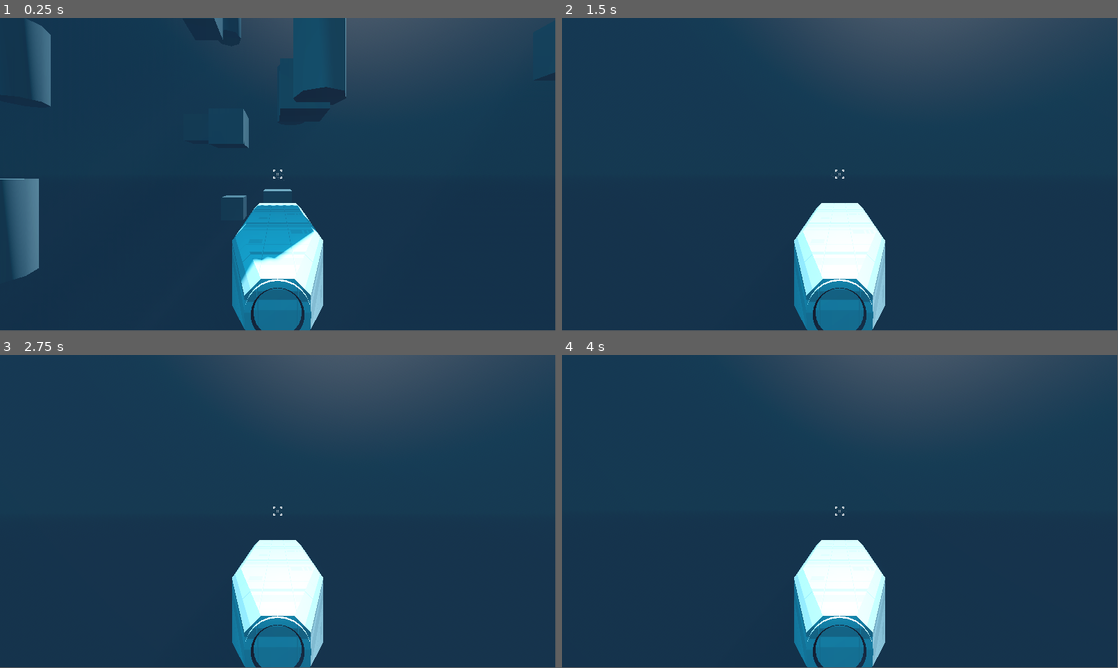
Above: before the commit, frames 1-4 (two rows, left to right).
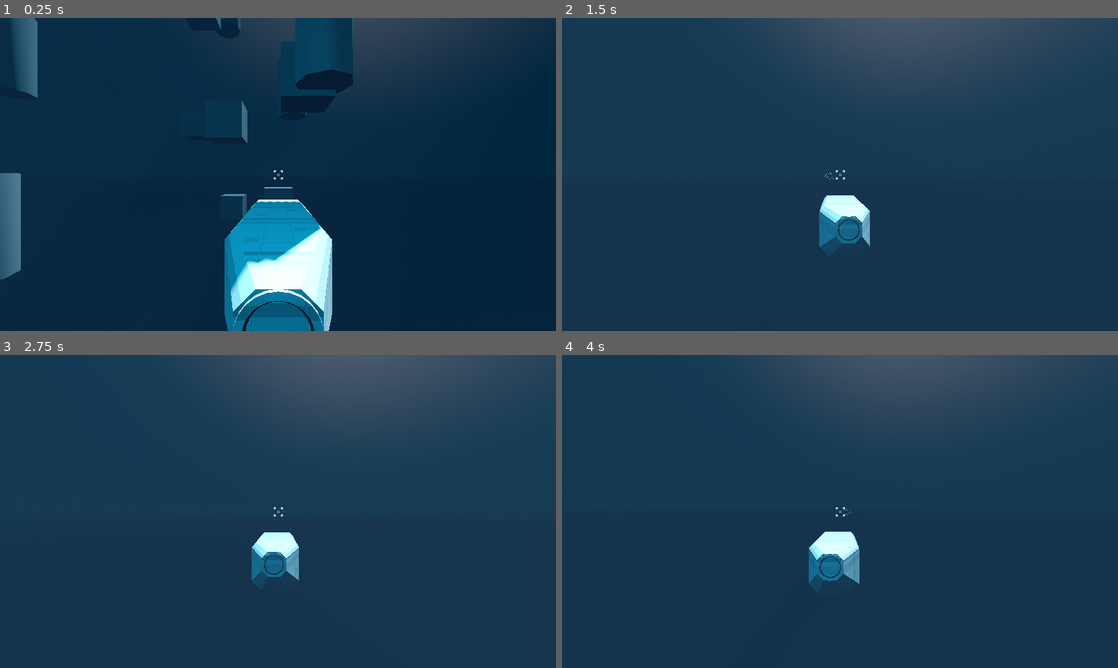
Above: after the commit, the same moments.

Repository: cogwerkz/ldjam57-depths
Game: Godot game, scene res://arena/Game.tscn
The game is run twice, just before and just after one commit, with the same random seed, the same clock (stepped at 60 frames per second) and the same inputs.
Inputs (mouse positions are in pixels of both pictures, inside the frame that each line leads up to):
- Up to frame 1 (0.25 s): no input
- Up to frame 2 (1.5 s): move the mouse to (867, 171) at 0.52 s; hold Shift (throttle_overdrive) 0.53-1.28 s; hold W (throttle_forward) from 0.53 s (still down); move the mouse to (812, 174) at 1.27 s; tap Shift (throttle_overdrive) at 1.35 s
- Up to frame 3 (2.75 s): keep holding W (throttle_forward); move the mouse to (289, 505) at 2.02 s; hold Shift (throttle_overdrive) from 2.03 s (still down)
- Up to frame 4 (4 s): keep holding W (throttle_forward); move the mouse to (834, 514) at 2.77 s; release Shift (throttle_overdrive) at 2.78 s; tap Shift (throttle_overdrive) at 2.85 s; move the mouse to (878, 514) at 3.52 s; hold Shift (throttle_overdrive) from 3.53 s (still down)
In our replay, the window is 799x449 before the commit and 800x450 after it. These sizes can differ from the game's own. Grey fills any space a smaller window leaves; there, only what the larger window draws over its background counts as a difference.

The runs differ from the first frame. In frame 1, 9.1% of the frame differs, in the area x 0-100%, y 0-100%; in frame 2, 5.8%; in frame 3, 5.8%; in frame 4, 5.8%.

Commit message:
Fix nav arrow positioning

Diff:
--- a/arena/Game.tscn
+++ b/arena/Game.tscn
@@ -154,8 +154,9 @@
 transform = Transform3D(-4.37114e-08, 0, -1, 0, 1, 0, 1, 0, -4.37114e-08, 0.789495, 3.52591, 3.97271)
 
 [node name="MainCamera" type="Camera3D" parent="."]
+current = true
 script = ExtResource("1_x3x3p")
-easing = 6666.0
+easing = 8.0
 
 [node name="RemoteTransform3D" type="RemoteTransform3D" parent="MainCamera"]
 remote_path = NodePath("../../SubViewportContainer/SubViewport/PostProcessCamera")
@@ -200,4 +201,3 @@
 render_target_update_mode = 4
 
 [node name="PostProcessCamera" type="Camera3D" parent="SubViewportContainer/SubViewport"]
-current = true
--- a/arena/main_camera.gd
+++ b/arena/main_camera.gd
@@ -8,9 +8,9 @@
 func _ready() -> void:
 	target_camera = $"../Player/PlayerSubmarine".camera
 
-func _process(delta: float) -> void:
+func _physics_process(delta: float) -> void:
 	if target_camera == null:
 		return
 
-	global_transform.basis = global_transform.basis.slerp(target_camera.global_transform.basis, 1.0) #easing * delta)
-	global_transform.origin = global_transform.origin.lerp(target_camera.global_transform.origin, 1.0) #easing * delta)
+	global_transform.basis = global_transform.basis.slerp(target_camera.global_transform.basis, easing * delta)
+	global_transform.origin = global_transform.origin.lerp(target_camera.global_transform.origin, easing * delta)
--- a/entity/player/PlayerSubmarine.tscn
+++ b/entity/player/PlayerSubmarine.tscn
@@ -38,14 +38,23 @@
 anchor_bottom = 1.0
 grow_horizontal = 2
 grow_vertical = 2
+size_flags_horizontal = 3
+size_flags_vertical = 3
 
 [node name="Crosshair" type="TextureRect" parent="Gui"]
 texture_filter = 1
-layout_mode = 2
-offset_left = 944.0
-offset_top = 524.0
-offset_right = 976.0
-offset_bottom = 556.0
+layout_mode = 1
+anchors_preset = 8
+anchor_left = 0.5
+anchor_top = 0.5
+anchor_right = 0.5
+anchor_bottom = 0.5
+offset_left = -16.0
+offset_top = -16.0
+offset_right = 16.0
+offset_bottom = 16.0
+grow_horizontal = 2
+grow_vertical = 2
 pivot_offset = Vector2(16, 16)
 texture = ExtResource("2_xs68m")
 
@@ -56,3 +65,6 @@
 offset_bottom = 32.0
 pivot_offset = Vector2(16, 16)
 texture = ExtResource("3_f1t2n")
+
+[node name="CanvasLayer" type="CanvasLayer" parent="."]
+follow_viewport_enabled = true
--- a/entity/player/player_submarine.gd
+++ b/entity/player/player_submarine.gd
@@ -30,8 +30,7 @@
 	ammo = min(ammo + ammo_regen * delta, max_ammo)
 
 func update_gui() -> void:
-	var center_offset = Vector2(16, 16)
-	var center = get_viewport().size * 0.5 - center_offset
+	var center = crosshair.position # this makes arrow position independent of viewport size calculation
 	direction.position = direction.position.lerp(center + mouse_deltas * 32.0, 0.025)
 
 	var distance = direction.position.distance_to(center)
@@ -49,9 +48,7 @@
 	contact_monitor = true
 	linear_damp = 1.5
 	angular_damp = 3.0
-	var target = direction
-	var center = get_viewport().size * 0.5
-	target.position = center
+	direction.position = crosshair.position # this makes arrow position independent of viewport size calculation
 	Input.set_mouse_mode(Input.MOUSE_MODE_CAPTURED)
 
 func _input(event: InputEvent) -> void:
--- a/project.godot
+++ b/project.godot
@@ -19,6 +19,9 @@
 
 window/size/viewport_width=1920
 window/size/viewport_height=1080
+window/size/window_width_override=2880
+window/size/window_height_override=1620
+window/stretch/mode="viewport"
 
 [input]
 
